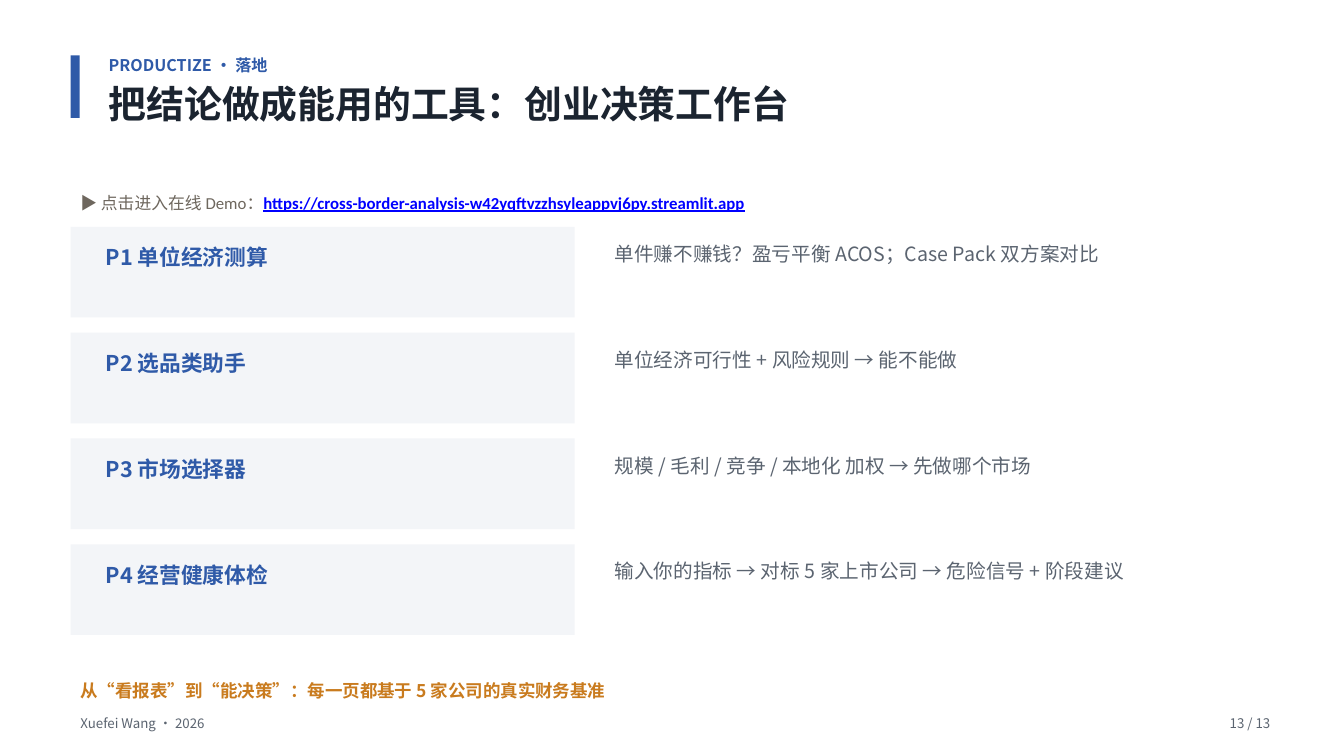
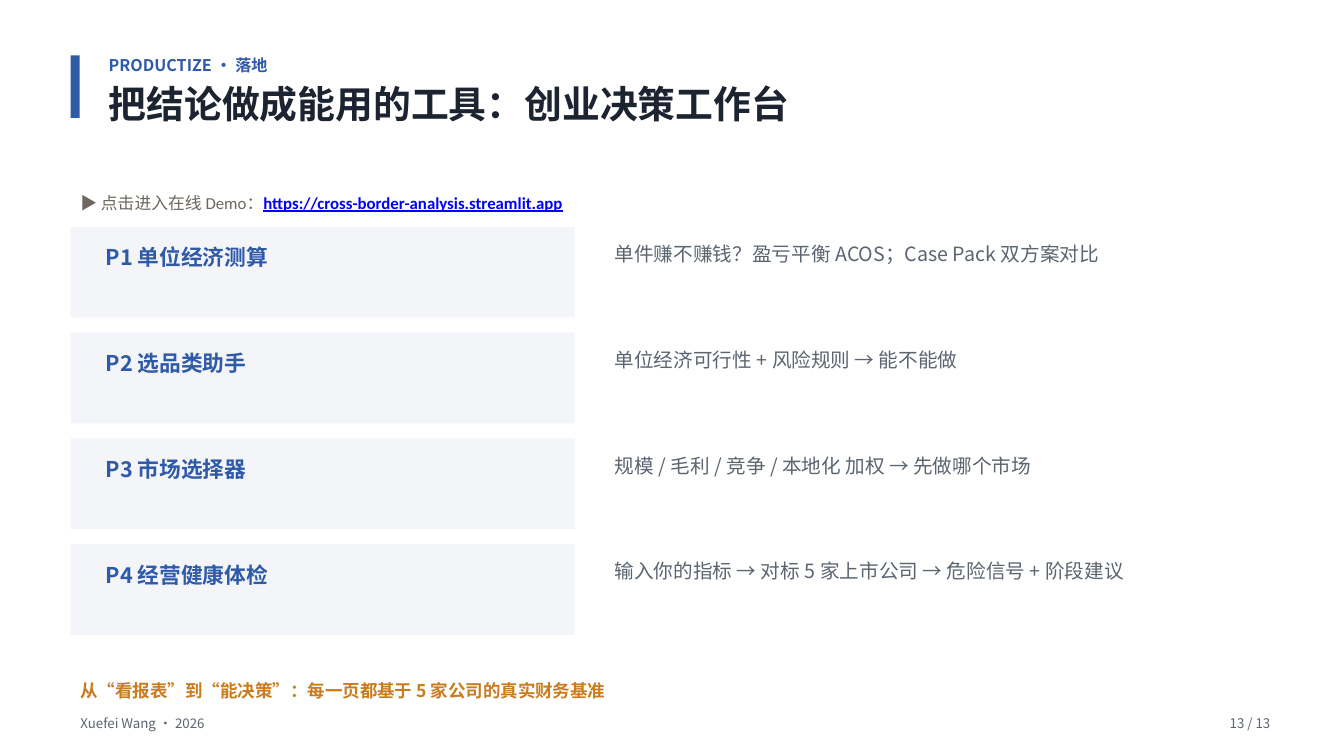
Before and after one commit to Ashely-sudo/cross-border-analysis, a slide deck: slide 13 of cross-border-story-v2.pptx. Drawn at 1344x756 pixels with LibreOffice and Linux fonts; fonts in the diff are those of the drawing. Boxes give left, top, right and bottom in pixels: in the first picture for what was removed or moved away, otherwise in the second. Text is boxed around its words. In the diff, an @@ line names an element or a change of style, - is before the commit and + after.

```diff
--- a/cross-border-story-v2.pptx
+++ b/cross-border-story-v2.pptx
@@ text at [101,195,563,212]: text changed @@
-▶ 点击进入在线 Demo：https://cross-border-analysis-w42yqftvzzhsyleappvj6py.streamlit.app
+▶ 点击进入在线 Demo：https://cross-border-analysis.streamlit.app
```
Also in this commit, not shown: 5 other files.
